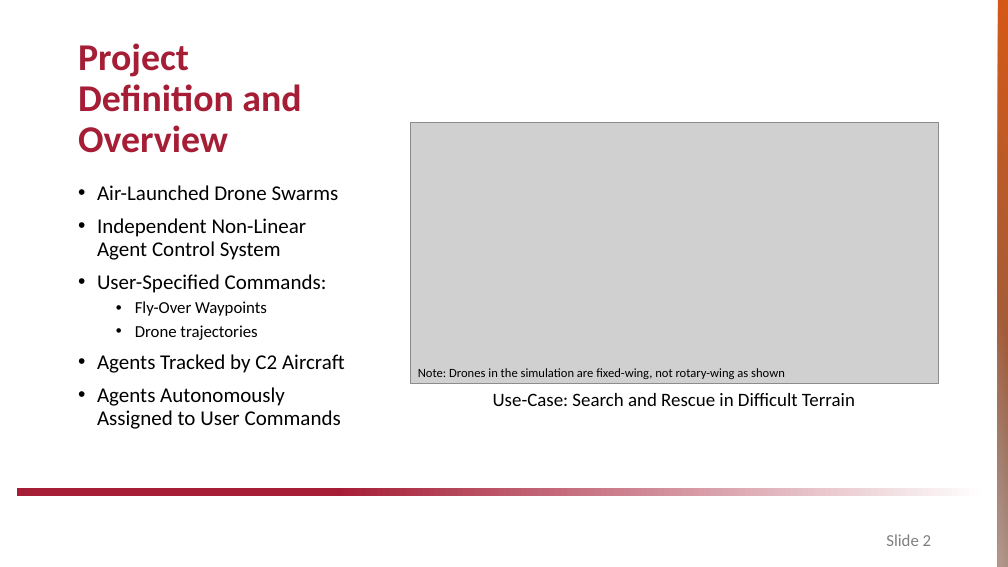
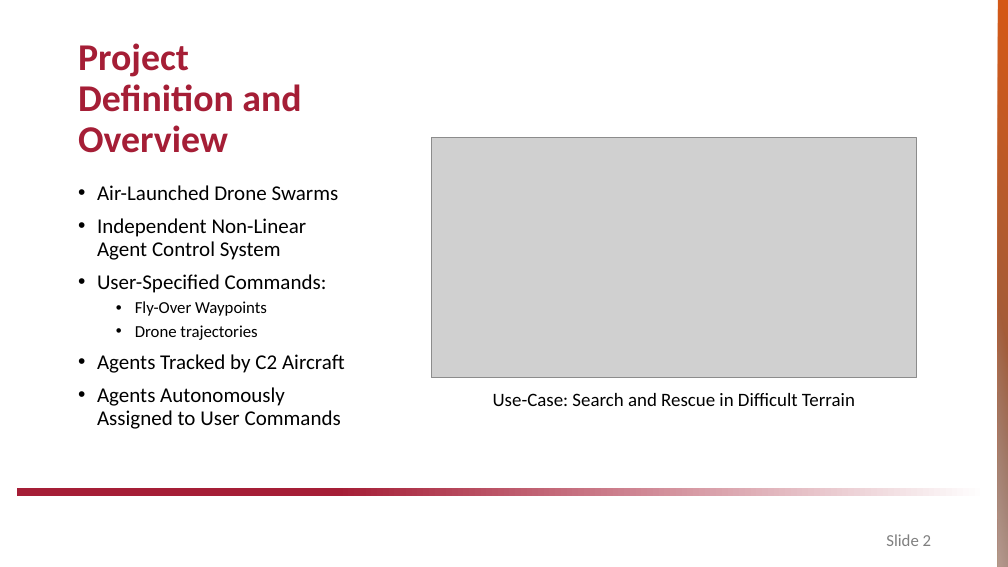
Before and after one commit to drjdlarson/angst, a slide deck: slide 2 of saved_simulations/CE/Springer_Culminating_Experience_Project.pptx. Drawn at 1008x567 pixels with LibreOffice and Linux fonts; fonts in the diff are those of the drawing; grey boxes stand for pictures; background and template pictures are left out. Boxes give left, top, right and bottom in pixels: in the first picture for what was removed or moved away, otherwise in the second. Text is boxed around its words. In the diff, an @@ line names an element or a change of style, - is before the commit and + after.

Commit message:
ran multi-agent ATAMS simulation

```diff
--- a/saved_simulations/CE/Springer_Culminating_Experience_Project.pptx
+++ b/saved_simulations/CE/Springer_Culminating_Experience_Project.pptx
@@ picture: place and size @@
-picture at (411, 123, 939, 383)
+picture at (431, 138, 917, 378)
@@ text removed at (418, 368, 785, 379) @@
-Note: Drones in the simulation are fixed-wing, not rotary-wing as shown
```
Also in this commit, not shown: 3 other slides changed, 7 other files.
